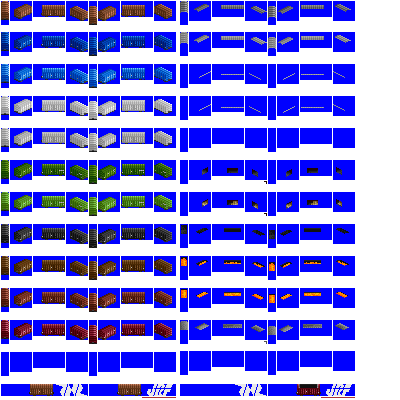
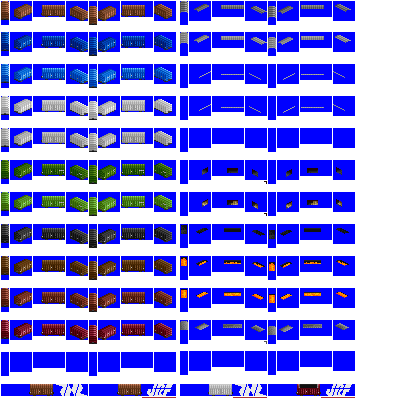
Revision of a layered w=400, h=400 image; what changed, layer by layer:
painted on "wamu" over [208, 384, 267, 398]
